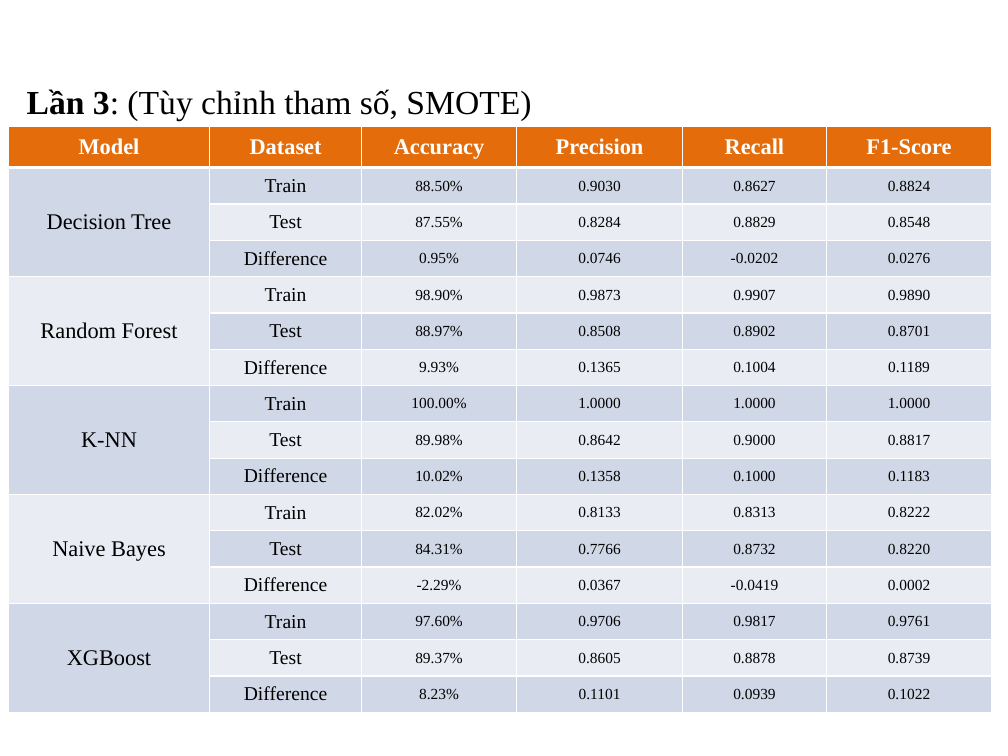
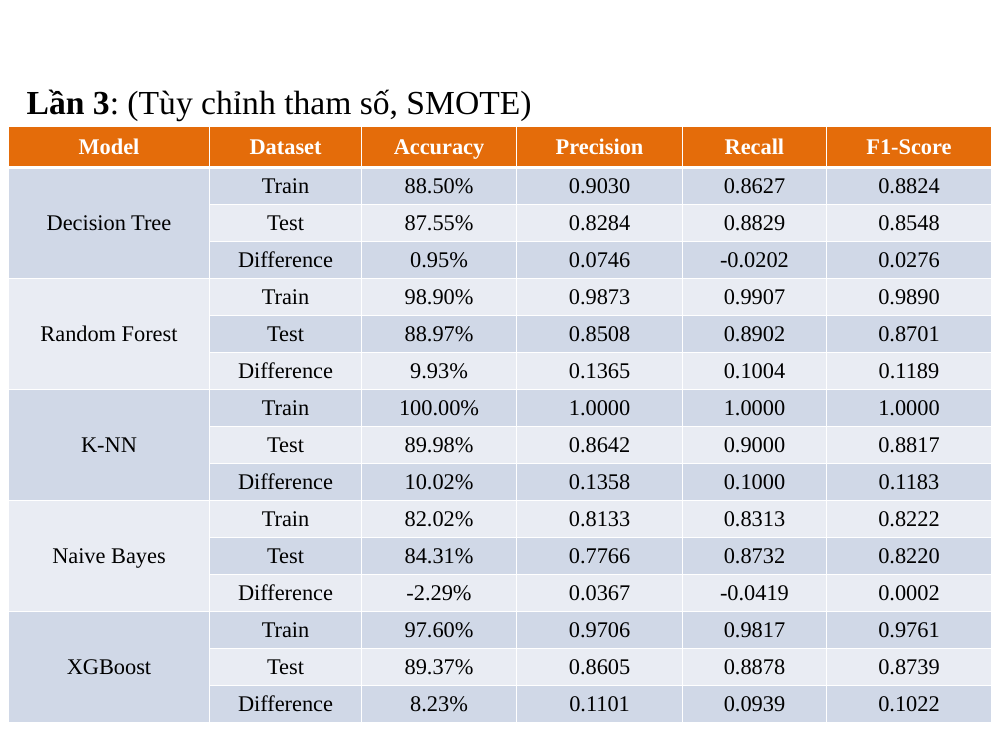
Before and after one commit to VietHung3004/Project_2, a slide deck: slide 27 of Lungcancer_prediction.pptx (slide 34 before the commit). Drawn at 1008x756 pixels with LibreOffice and Linux fonts; fonts in the diff are those of the drawing; background and template pictures are left out. Boxes give left, top, right and bottom in pixels: in the first picture for what was removed or moved away, otherwise in the second. Text is boxed around its words. In the diff, an @@ line names an element or a change of style, - is before the commit and + after.

```diff
--- a/Lungcancer_prediction.pptx
+++ b/Lungcancer_prediction.pptx
@@ table at [8, 126, 993, 722] @@
@@ size 14 to 16 pt in "Train", "Test", "Difference", "Train" and 11 more places @@
@@ size 11 to 16 pt in "88.50%", "0.9030", "0.8627", "0.8824" and 56 more places @@
```
Also in this commit, not shown: 30 other slides changed, 1 slide added, 8 slides removed, 3 other files.
